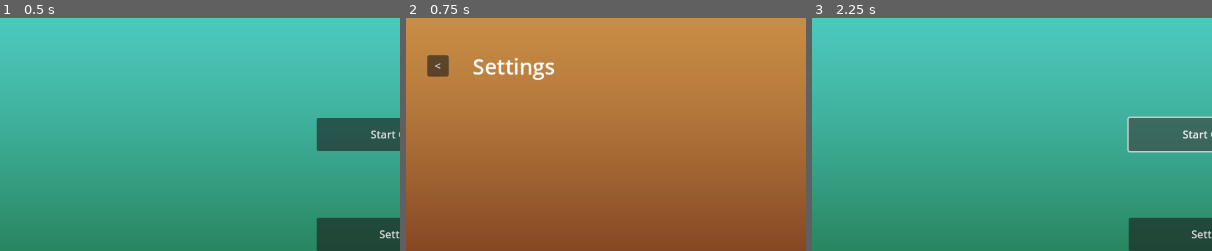
Above: before the commit, frames 1-3 (left to right).
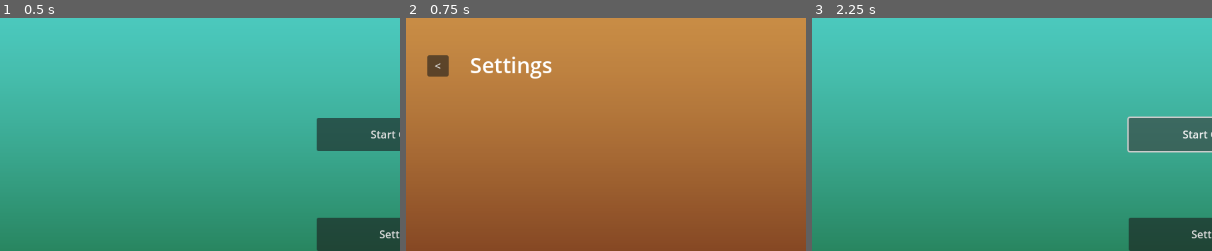
Above: after the commit, the same moments.

Repository: do3les/InfLocher-Tower-Defense
Game: Godot game, scene res://main.tscn
Two runs of this game, one before a commit and one after it. Both use one fixed random seed, a clock stepped at 60 frames per second and the inputs below.
Inputs:
- Up to frame 1 (0.5 s): no input
- Up to frame 2 (0.75 s): click "Settings" at 0.5 s
- Up to frame 3 (2.25 s): click "<" at 1.25 s; click "Start Game" at 2 s
The pictures show only the part of the screen within x 0-50%, y 0-50%; the shares and areas given below are measured in that part.

Frame 1 is identical in both runs. In frame 2, 1.0% of the frame differs, in the area x 16-37%, y 16-27%; in frame 3, nothing differs.

Commit message:
minor adjustments

Diff:
--- a/settings.tscn
+++ b/settings.tscn
@@ -16,10 +16,10 @@
 texture = SubResource("GradientTexture2D_qyvg7")
 
 [node name="title" type="Label" parent="."]
-offset_left = 100.0
-offset_top = 50.0
-offset_right = 200.0
-offset_bottom = 90.0
+offset_left = 96.0
+offset_top = 48.0
+offset_right = 221.0
+offset_bottom = 96.0
 theme_override_font_sizes/font_size = 32
 text = "Settings"
 
